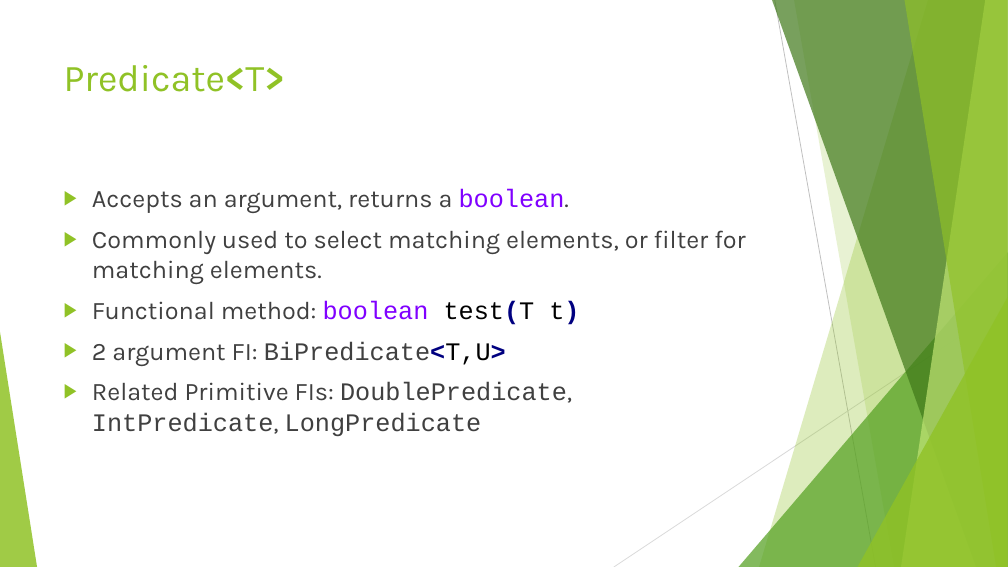
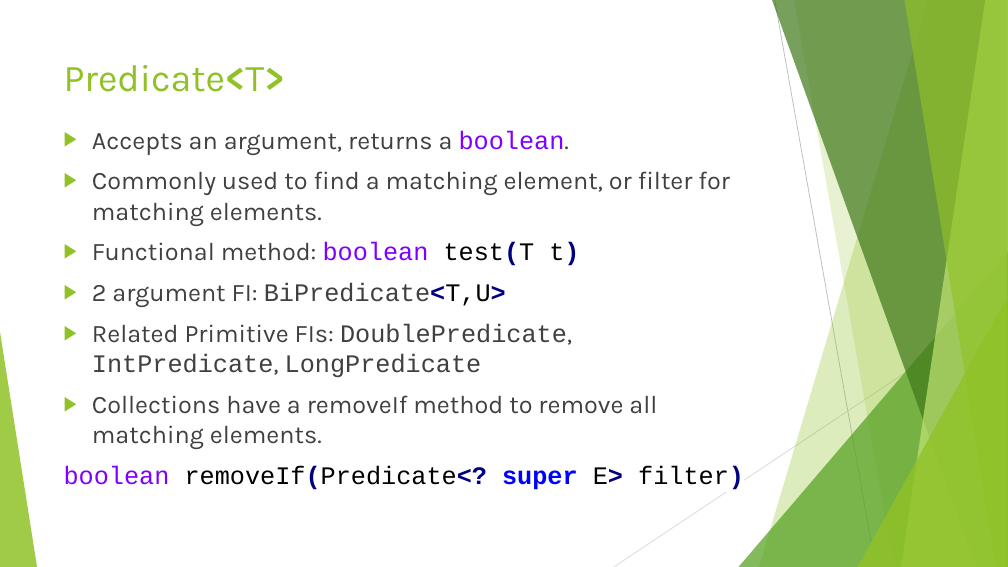
Before and after one commit to RichardRoda/2017-CodePaLOUsa-Lambda, a slide deck: slide 9 of Learning to Love the Lambda in the Stream.pptx. Drawn at 1008x567 pixels with LibreOffice and Linux fonts; fonts in the diff are those of the drawing. Boxes give left, top, right and bottom in pixels: in the first picture for what was removed or moved away, otherwise in the second. Text is boxed around its words. In the diff, an @@ line names an element or a change of style, - is before the commit and + after.

Commit message:
Add slides to show how streams may be conditionally built as an elegant way to support variations on intermediate operations and terminal operations.  Explain what a pure commutative function is and why they are a good thing.  Explain what an unbounded stream is and why such a stream should always have a limit on it as a good defensive programming practice.  Update the last year this presentation was given at Code PaLOUsa.
Do not publish power point to .pdf at this time.  Slides about the execute around pattern and loan pattern still on the to do list.

```diff
--- a/Learning to Love the Lambda in the Stream.pptx
+++ b/Learning to Love the Lambda in the Stream.pptx
@@ text "Accepts an argument, returns a ...": place and size @@
-text "Accepts an argument, returns a ..." at box(92, 189, 745, 436)
+text "Accepts an argument, returns a ..." at box(64, 130, 744, 490)
@@ text at box(92, 171, 729, 226): text changed @@
-▶ Commonly used to select matching elements, or filter for matching elements.
+▶ Commonly used to find a matching element, or filter for matching elements.
@@ text at box(64, 395, 744, 490): paragraphs added @@
+▶ Collections have a removeIf method to remove all matching elements.
+boolean removeIf(Predicate<? super E> filter)
```
Also in this commit, not shown: 11 other slides changed, 8 slides added, 1 other file.
